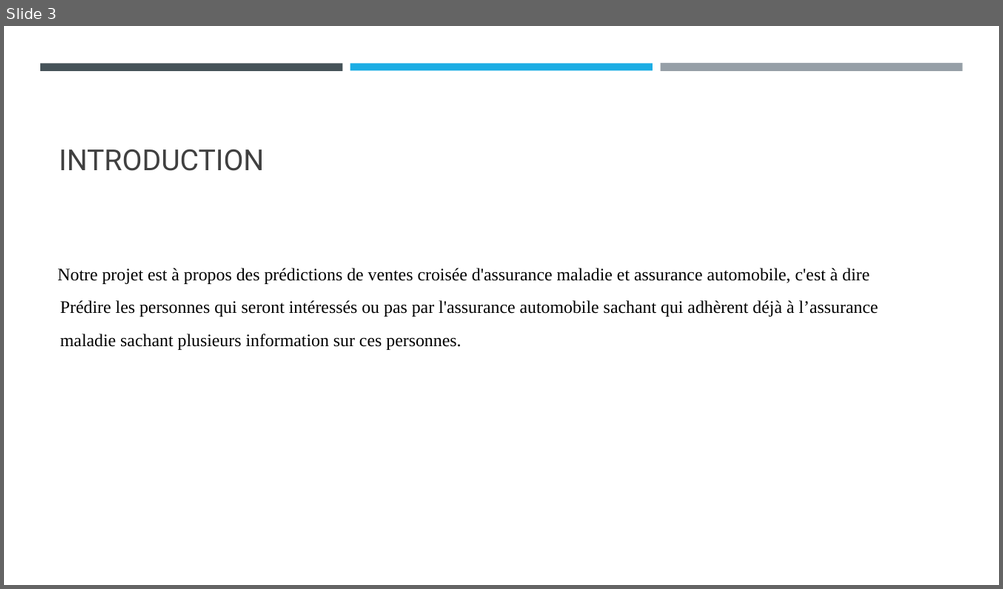
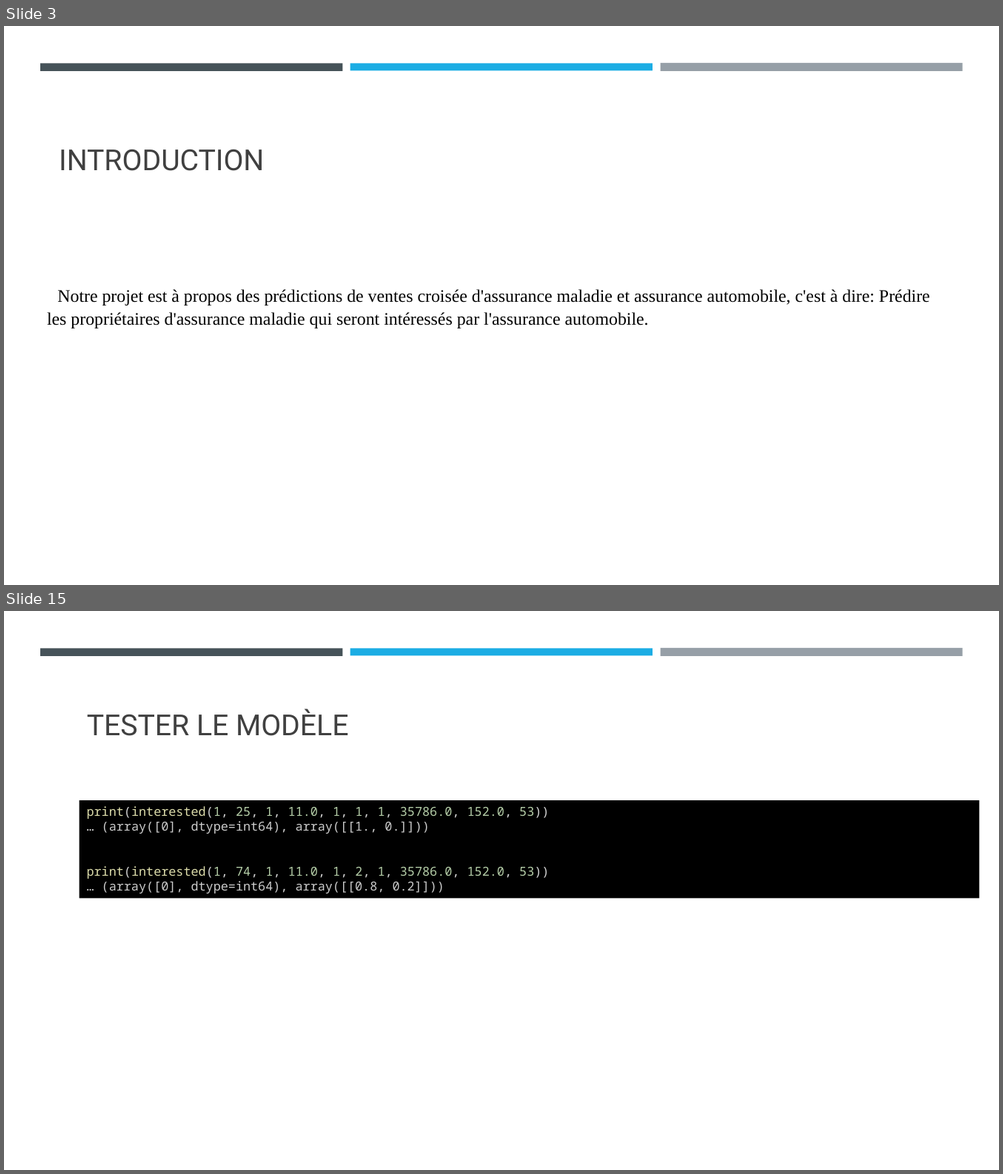
Before and after one commit to wiwiwisso/Health_Insurance_Cross_Sell_Prediction, a slide deck: Prédictions de ventes croisée d’assurence maladie et assurence.pptx. Shown one above the other, each under a label of ours: slide 3 before the commit, slides 3 and 15 after it; the slides between them are not shown. The pictures are 1003x589 and 1003x1174 pixels, drawn with LibreOffice and Linux fonts; fonts in the diff are those of the drawing. Boxes give left, top, right and bottom in pixels: in the first picture for what was removed or moved away, otherwise in the second. Text is boxed around its words. In the diff, an @@ line names an element or a change of style, - is before the commit and + after.

```diff
--- a/Prédictions de ventes croisée d’assurence maladie et assurence.pptx
+++ b/Prédictions de ventes croisée d’assurence maladie et assurence.pptx
@@ slide 15 added at (4, 611, 999, 1170), background #FFFFFF; not listed: 3 template elements that a slide beside it also shows @@
@@ title added at (87, 709, 348, 736), 28 pt, text #404040 @@
+TESTER LE MODÈLE
@@ rectangle added at (79, 800, 979, 898), fill #000000, 12 pt, text #CCCCCC @@
+print(interested(1, 25, 1, 11.0, 1, 1, 1, 35786.0, 152.0, 53))
+… (array([0], dtype=int64), array([[1., 0.]]))
+print(interested(1, 74, 1, 11.0, 1, 2, 1, 35786.0, 152.0, 53))
+… (array([0], dtype=int64), array([[0.8, 0.2]]))
@@ slide 3 changed as well @@
@@ text at (47, 289, 930, 329): text changed @@
-Notre projet est à propos des prédictions de ventes croisée d'assurance maladie et assurance automobile, c'est à dire
-Prédire les personnes qui seront intéressés ou pas par l'assurance automobile sachant qui adhèrent déjà à l’assurance
-maladie sachant plusieurs information sur ces personnes.
+Notre projet est à propos des prédictions de ventes croisée d'assurance maladie et assurance automobile, c'est à dire: Prédire les propriétaires d'assurance maladie qui seront intéressés par l'assurance automobile.
```
Also in this commit, not shown: 12 other slides added, 2 slides removed, 2 other files.
